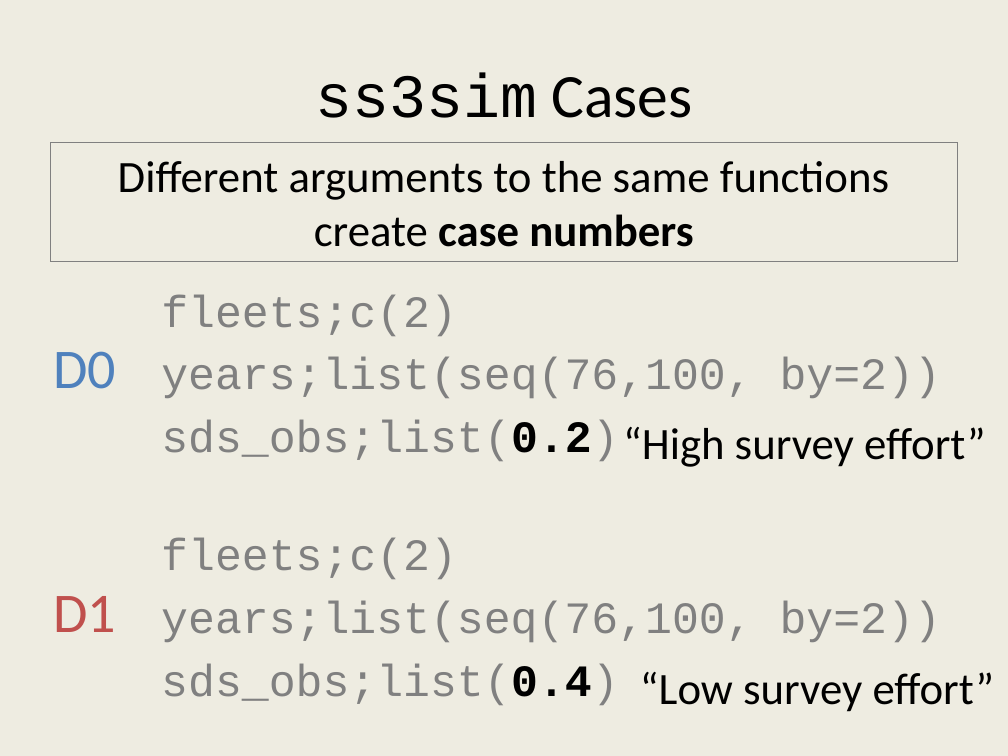
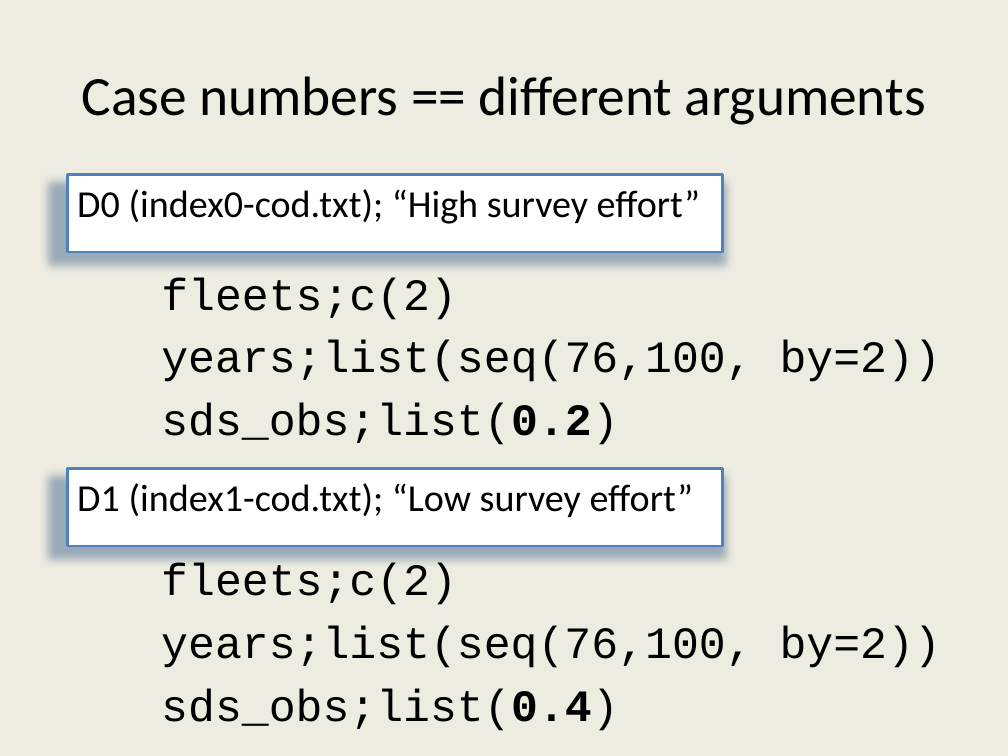
Before and after one commit to ss3sim/workshop, a slide deck: slide 17 of ss3sim_workshop.pptx (slide 13 before the commit). Drawn at 1008x756 pixels with LibreOffice and Linux fonts; fonts in the diff are those of the drawing. Boxes give left, top, right and bottom in pixels: in the first picture for what was removed or moved away, otherwise in the second. Text is boxed around its words. In the diff, an @@ line names an element or a change of style, - is before the commit and + after.

```diff
--- a/ss3sim_workshop.pptx
+++ b/ss3sim_workshop.pptx
@@ title at [82,76,926,125]: text changed; size 44 to 39.6 pt; font Courier New to Calibri @@
-ss3sim Cases
+Case numbers == different arguments
@@ rectangle removed at [50,143,958,262] @@
-Different arguments to the same functions create case numbers
@@ rectangle "D0 (index0-cod.txt); “High survey effort”": place and size @@
-rectangle "D0 (index0-cod.txt); “High survey effort”" at [623,427,986,467]
+rectangle "D0 (index0-cod.txt); “High survey effort”" at [68,174,723,252]
@@ rectangle "D0 (index0-cod.txt); “High survey effort”" at [68,174,723,252]: fill none to #FFFFFF; outline none to #4F81BD 2 pt; shadow on @@
@@ text in rectangle at [77,189,700,224]: text changed; size 32 to 27.2 pt @@
-“High survey effort”
+D0 (index0-cod.txt); “High survey effort”
@@ text "fleets;c(2)": place and size @@
-text "fleets;c(2)" at [161,295,941,461]
+text "fleets;c(2)" at [161,278,941,445]
@@ text "fleets;c(2)" at [161,278,941,445]: text colour #808080 to #000000 @@
@@ text removed at [53,351,116,389] @@
-D0
@@ rectangle added at [68,469,723,546], fill #FFFFFF, outline #4F81BD 2 pt, 27.2 pt, text #000000 @@
+D1 (index1-cod.txt); “Low survey effort”
@@ text "fleets;c(2)" at [161,564,941,731]: text colour #808080 to #000000 @@
@@ text "fleets;c(2)": place and size @@
-text "fleets;c(2)" at [161,538,941,705]
+text "fleets;c(2)" at [161,564,941,731]
@@ text removed at [53,596,116,632] @@
-D1
@@ text removed at [640,672,995,712] @@
-“Low survey effort”
```
Also in this commit, not shown: 25 other slides changed, 5 slides added, 2 slides removed.
